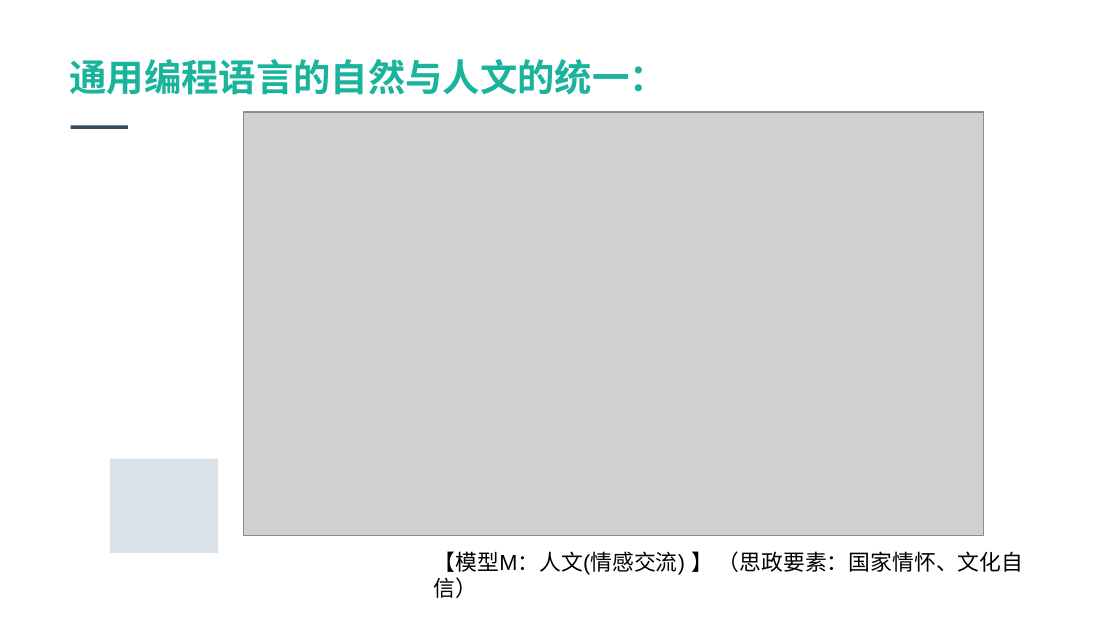
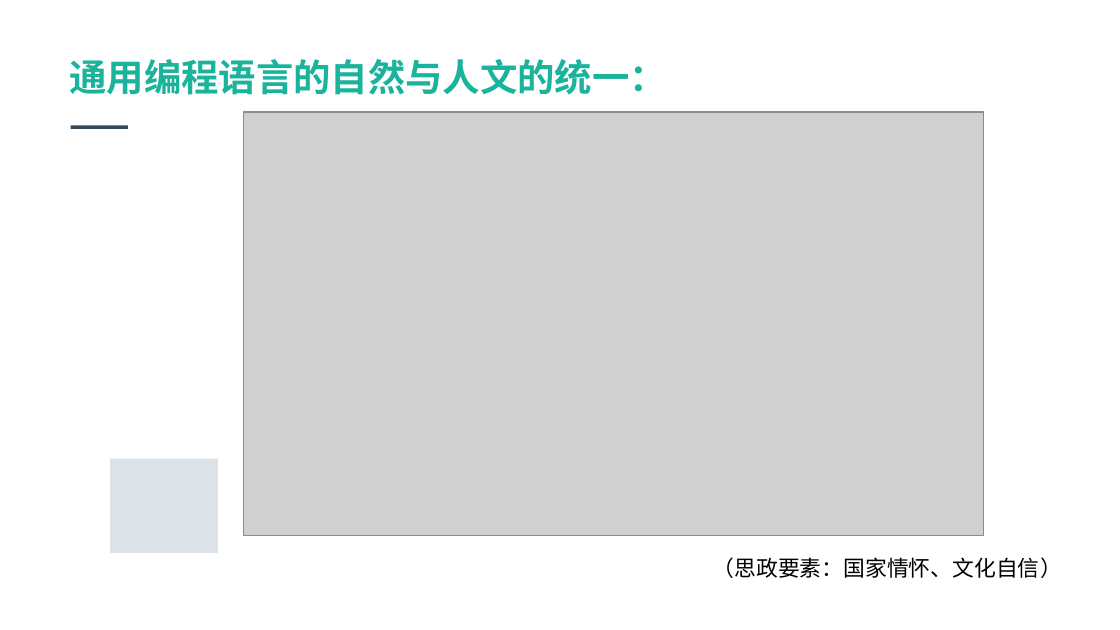
Before and after one commit to jbhuang99/WebEdu_LocalVersion_YuQin_DotNetCore2.1, a slide deck: slide 11 of wwwroot/1-FourPlatformLevelsofUniversalProgrammingLanguage.pptx. Drawn at 1120x630 pixels with LibreOffice and Linux fonts; fonts in the diff are those of the drawing; grey boxes stand for pictures; background and template pictures are left out. Boxes give left, top, right and bottom in pixels: in the first picture for what was removed or moved away, otherwise in the second. Text is boxed around its words. In the diff, an @@ line names an element or a change of style, - is before the commit and + after.

```diff
--- a/wwwroot/1-FourPlatformLevelsofUniversalProgrammingLanguage.pptx
+++ b/wwwroot/1-FourPlatformLevelsofUniversalProgrammingLanguage.pptx
@@ text at (713, 557, 1062, 578): text changed @@
-【模型M：人文(情感交流) 】 （思政要素：国家情怀、文化自信）
+（思政要素：国家情怀、文化自信）
```
Also in this commit, not shown: 6 other slides changed.
